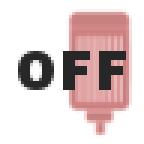
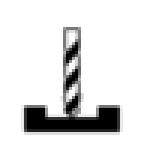
The second 144x144 image is a revision of the first. Changes to its layers:
hid "off #1" over [18, 51, 126, 90]
hid "Clipboard #3" over [66, 9, 132, 138]
added layer "spindle off" above "coolant" over [21, 24, 123, 135]
